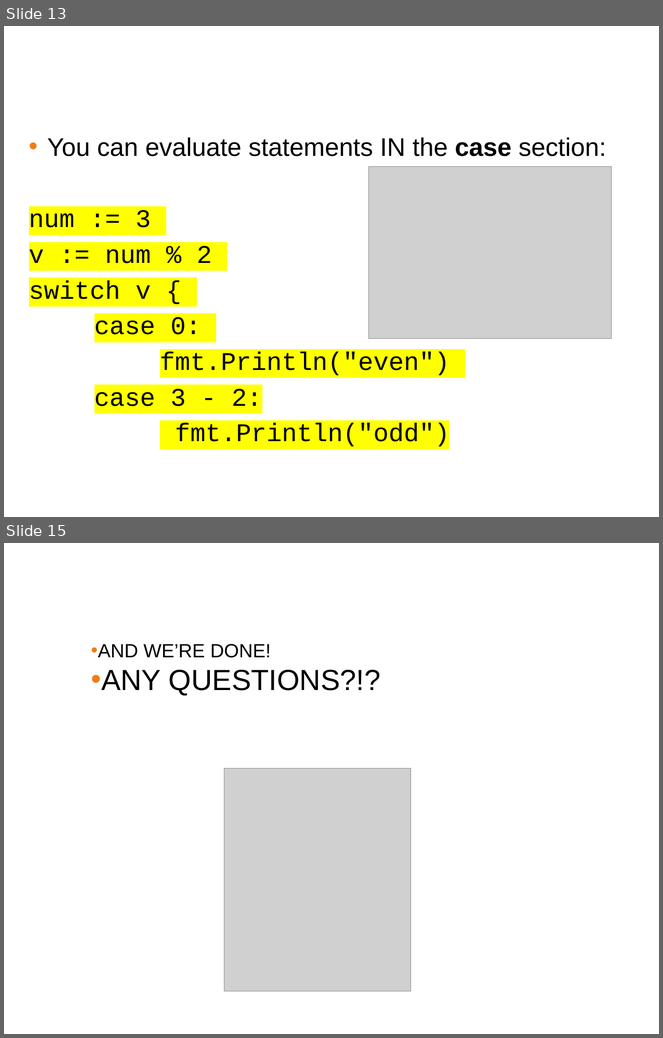
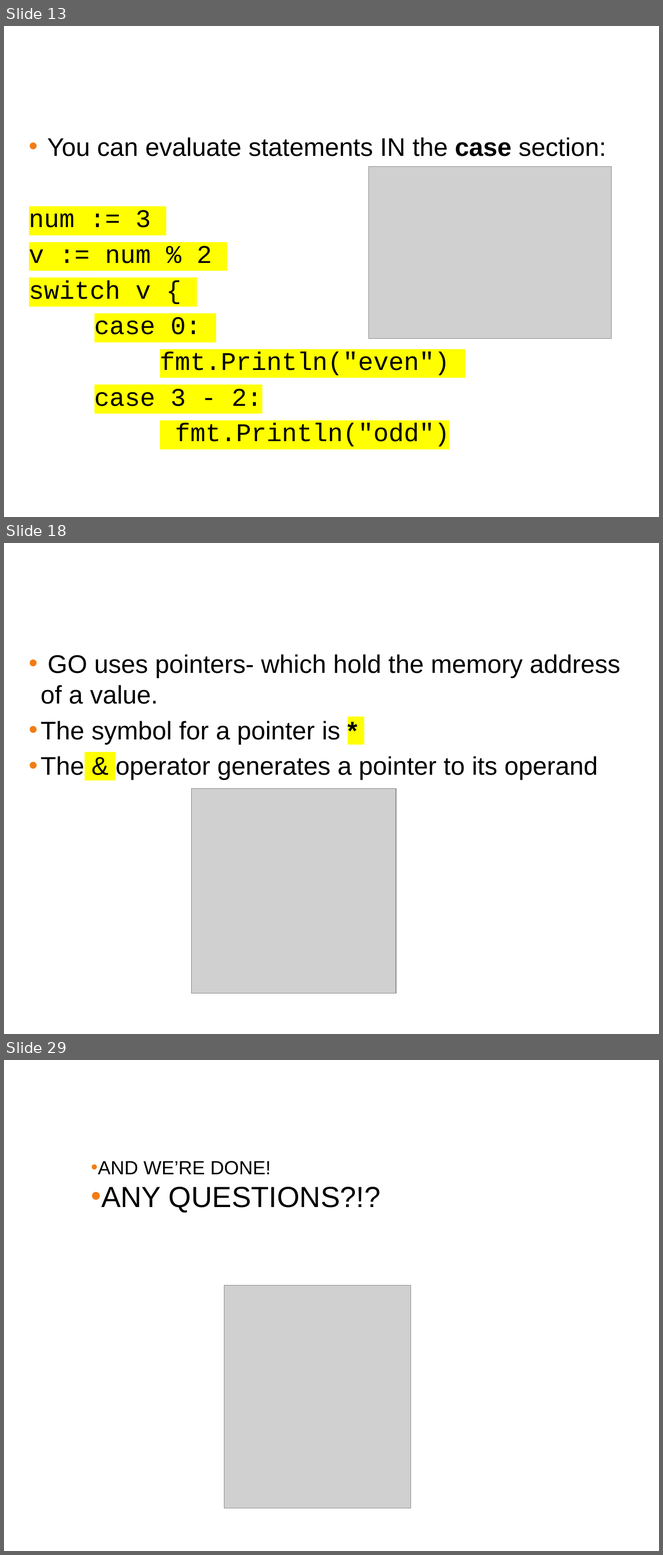
Before and after one commit to ferninphilly/golang_vmware, a slide deck: Module_Three/presentations/module_3_presentation.pptx. Shown one above the other, each under a label of ours: slides 13 and 15 before the commit, slides 13, 18 and 29 after it; the slides between them are not shown. The pictures are 663x1038 and 663x1555 pixels, drawn with LibreOffice and Linux fonts; fonts in the diff are those of the drawing; grey boxes stand for pictures; background and template pictures are left out. Boxes give left, top, right and bottom in pixels: in the first picture for what was removed or moved away, otherwise in the second. Text is boxed around its words. In the diff, an @@ line names an element or a change of style, - is before the commit and + after.

```diff
--- a/Module_Three/presentations/module_3_presentation.pptx
+++ b/Module_Three/presentations/module_3_presentation.pptx
@@ slide 18 added at [4, 543, 659, 1034], background #FFFFFF @@
@@ title added at [9, 554, 653, 602], 38 pt, text #FFFFFF @@
+Pointers and References
@@ text added at [40, 654, 620, 780], 28 pt, text #000000 @@
+• GO uses pointers- which hold the memory address of a value.
+• The symbol for a pointer is *
+• The & operator generates a pointer to its operand
@@ picture added at [191, 788, 396, 993] @@
@@ what was slide 15 is now slide 29 @@
```
Also in this commit, not shown: 1 slide changed, 14 other slides added, 1 slide removed, 1 other file.
